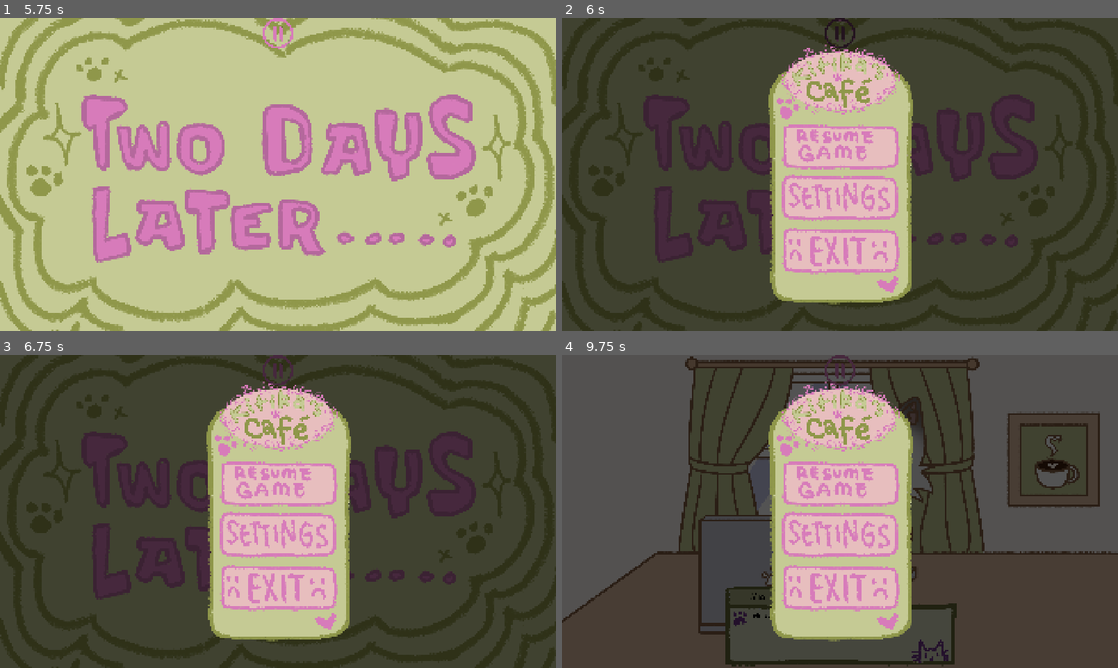
Above: before the commit, frames 1-4 (two rows, left to right).
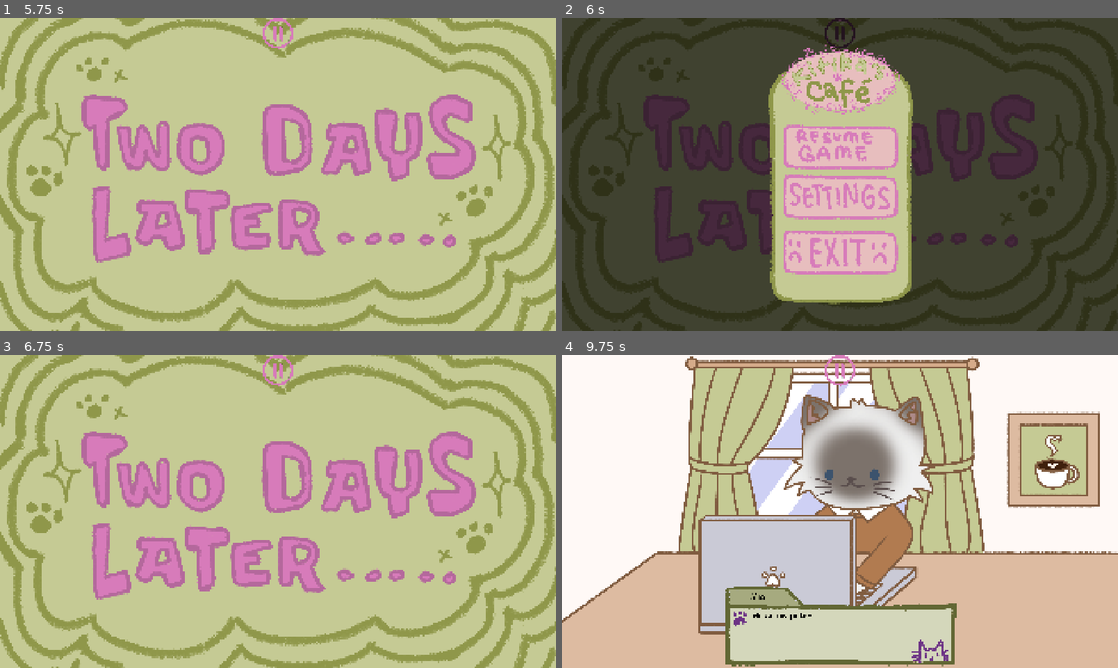
Above: after the commit, the same moments.

Repository: tabyrocket/kitikas-cafe
Game: Godot game, scene res://scenes/outside_scene.tscn
The game is run twice, just before and just after one commit, with the same random seed, the same clock (stepped at 60 frames per second) and the same inputs.
Inputs (mouse positions are in pixels of both pictures, inside the frame that each line leads up to):
- Up to frame 1 (5.75 s): click (278, 208) at 0.5 s; click (278, 208) at 1.25 s; click (278, 208) at 2 s; click (261, 259) at 2.77 s; type "Alex" at 2.85 s; click "Sign" at 3.5 s; click "Sign" at 4.25 s; click "Sign" at 5 s
- Up to frame 2 (6 s): click (840, 33) at 5.75 s
- Up to frame 3 (6.75 s): click (278, 483) at 6.52 s
- Up to frame 4 (9.75 s): tap Enter at 7.25 s; move the mouse to (962, 495) at 7.27 s; click (962, 495) at 7.42 s; tap Space at 8 s; move the mouse to (728, 527) at 8.02 s; click (728, 527) at 8.17 s; click (840, 370) at 8.75 s; click (840, 483) at 9.52 s

Frame 1 is identical in both runs. In frame 2, 1.9% of the frame differs, in the area x 38-61%, y 25-88%; in frame 3, 95%; in frame 4, 100%, in the area x 0-100%, y 0-100%.

Commit message:
Working pause and settings menu

Diff:
--- a/kitikas-cafe/default_bus_layout.tres
+++ b/kitikas-cafe/default_bus_layout.tres
@@ -5,7 +5,7 @@
 bus/1/solo = false
 bus/1/mute = false
 bus/1/bypass_fx = false
-bus/1/volume_db = -18.984375
+bus/1/volume_db = 0.0
 bus/1/send = &"Master"
 bus/2/name = &"SFX"
 bus/2/solo = false
--- a/kitikas-cafe/scenes/UI.tscn
+++ b/kitikas-cafe/scenes/UI.tscn
@@ -3,10 +3,14 @@
 [ext_resource type="Texture2D" uid="uid://bar3j6f4f7wfe" path="res://assets/images/chatboxleft.png" id="1_h22n5"]
 [ext_resource type="Script" uid="uid://cet3rp2bg344g" path="res://scenes/ui.gd" id="1_ua6yw"]
 [ext_resource type="FontFile" uid="uid://df6tqnr6ibu1k" path="res://assets/fonts/star-crush.regular.ttf" id="2_ro3t7"]
-[ext_resource type="Texture2D" uid="uid://cs7epgavvu7iv" path="res://assets/images/pausemenu.png" id="3_5en4g"]
-[ext_resource type="Texture2D" uid="uid://dii3c1jcw06g6" path="res://assets/images/pausebuttonmask.png" id="4_3wlde"]
-[ext_resource type="Texture2D" uid="uid://kol4nnje74b" path="res://assets/images/pausebutton.png" id="4_75u2n"]
+[ext_resource type="Texture2D" uid="uid://dii3c1jcw06g6" path="res://assets/images/buttons/pausebuttonmask.png" id="4_3wlde"]
+[ext_resource type="Texture2D" uid="uid://kol4nnje74b" path="res://assets/images/buttons/pausebutton.png" id="4_75u2n"]
+[ext_resource type="Texture2D" uid="uid://dv4koe5jtd1nq" path="res://assets/images/buttons/menubg.png" id="6_w7enk"]
+[ext_resource type="Texture2D" uid="uid://da848tl854q5j" path="res://assets/images/buttons/pausemenubuttons_resume.png" id="7_w7enk"]
 [ext_resource type="AudioStream" uid="uid://cao8iwey36p3y" path="res://assets/sound/animal-crossing-talking-made-with-Voicemod.mp3" id="7_xpksx"]
+[ext_resource type="Texture2D" uid="uid://c02cuoyappqxu" path="res://assets/images/buttons/pausemenubuttons_settings.png" id="8_aputy"]
+[ext_resource type="Texture2D" uid="uid://cfho4sdaviky0" path="res://assets/images/buttons/pausemenubuttons_exit.png" id="9_7paak"]
+[ext_resource type="Texture2D" uid="uid://mv2m70lwqjc8" path="res://assets/images/buttons/backbutton.png" id="10_aputy"]
 
 [sub_resource type="StyleBoxTexture" id="StyleBoxTexture_3wlde"]
 texture = ExtResource("4_75u2n")
@@ -16,6 +20,19 @@
 
 [sub_resource type="StyleBoxTexture" id="StyleBoxTexture_xpksx"]
 texture = ExtResource("4_3wlde")
+
+[sub_resource type="StyleBoxEmpty" id="StyleBoxEmpty_5sqrc"]
+
+[sub_resource type="StyleBoxEmpty" id="StyleBoxEmpty_ilk7v"]
+
+[sub_resource type="StyleBoxEmpty" id="StyleBoxEmpty_flkkw"]
+
+[sub_resource type="StyleBoxEmpty" id="StyleBoxEmpty_mhjpf"]
+
+[sub_resource type="LabelSettings" id="LabelSettings_7paak"]
+font = ExtResource("2_ro3t7")
+font_size = 28
+font_color = Color(0.71, 0.40469998, 0.61332166, 1)
 
 [node name="UI" type="CanvasLayer" unique_id=1332173803]
 script = ExtResource("1_ua6yw")
@@ -95,7 +112,6 @@
 expand_icon = true
 
 [node name="PauseMenu" type="ColorRect" parent="Root" unique_id=835598879]
-visible = false
 layout_mode = 1
 anchors_preset = 15
 anchor_right = 1.0
@@ -104,7 +120,7 @@
 grow_vertical = 2
 color = Color(0, 0, 0, 0.6745098)
 
-[node name="TextureRect" type="TextureRect" parent="Root/PauseMenu" unique_id=1444970949]
+[node name="MenuBG" type="TextureRect" parent="Root/PauseMenu" unique_id=1444970949]
 custom_minimum_size = Vector2(1050, 1000)
 layout_mode = 1
 anchors_preset = 8
@@ -118,12 +134,174 @@
 offset_bottom = 20.0
 grow_horizontal = 2
 grow_vertical = 2
-texture = ExtResource("3_5en4g")
+texture = ExtResource("6_w7enk")
 expand_mode = 1
 stretch_mode = 5
+
+[node name="ResumeGameButton" type="Button" parent="Root/PauseMenu/MenuBG" unique_id=967903310]
+layout_mode = 1
+anchors_preset = 7
+anchor_left = 0.5
+anchor_top = 1.0
+anchor_right = 0.5
+anchor_bottom = 1.0
+offset_left = -195.0
+offset_top = -671.0
+offset_right = 1695.0
+offset_bottom = 55.0
+grow_horizontal = 2
+grow_vertical = 0
+scale = Vector2(0.21, 0.21)
+theme_override_styles/normal = SubResource("StyleBoxEmpty_5sqrc")
+theme_override_styles/pressed = SubResource("StyleBoxEmpty_ilk7v")
+theme_override_styles/hover = SubResource("StyleBoxEmpty_flkkw")
+theme_override_styles/hover_pressed = SubResource("StyleBoxEmpty_mhjpf")
+icon = ExtResource("7_w7enk")
+icon_alignment = 1
+
+[node name="SettingsButton" type="Button" parent="Root/PauseMenu/MenuBG" unique_id=1595654571]
+layout_mode = 1
+anchors_preset = 7
+anchor_left = 0.5
+anchor_top = 1.0
+anchor_right = 0.5
+anchor_bottom = 1.0
+offset_left = -198.0
+offset_top = -498.0
+offset_right = 1698.0
+offset_bottom = 232.0
+grow_horizontal = 2
+grow_vertical = 0
+scale = Vector2(0.21, 0.21)
+theme_override_styles/normal = SubResource("StyleBoxEmpty_5sqrc")
+theme_override_styles/pressed = SubResource("StyleBoxEmpty_ilk7v")
+theme_override_styles/hover = SubResource("StyleBoxEmpty_flkkw")
+theme_override_styles/hover_pressed = SubResource("StyleBoxEmpty_mhjpf")
+icon = ExtResource("8_aputy")
+icon_alignment = 1
+
+[node name="ExitButton" type="Button" parent="Root/PauseMenu/MenuBG" unique_id=7651303]
+layout_mode = 1
+anchors_preset = 7
+anchor_left = 0.5
+anchor_top = 1.0
+anchor_right = 0.5
+anchor_bottom = 1.0
+offset_left = -199.5
+offset_top = -308.0
+offset_right = 1699.5
+offset_bottom = 431.0
+grow_horizontal = 2
+grow_vertical = 0
+scale = Vector2(0.21, 0.21)
+theme_override_styles/normal = SubResource("StyleBoxEmpty_5sqrc")
+theme_override_styles/pressed = SubResource("StyleBoxEmpty_ilk7v")
+theme_override_styles/hover = SubResource("StyleBoxEmpty_flkkw")
+theme_override_styles/hover_pressed = SubResource("StyleBoxEmpty_mhjpf")
+icon = ExtResource("9_7paak")
+icon_alignment = 1
+
+[node name="SettingsMenu" type="ColorRect" parent="Root" unique_id=1822069473]
+layout_mode = 1
+anchors_preset = 15
+anchor_right = 1.0
+anchor_bottom = 1.0
+grow_horizontal = 2
+grow_vertical = 2
+color = Color(0.90588236, 0.74509805, 0.74509805, 1)
+
+[node name="MenuBG" type="TextureRect" parent="Root/SettingsMenu" unique_id=2107985633]
+custom_minimum_size = Vector2(1050, 1000)
+layout_mode = 1
+anchors_preset = 8
+anchor_left = 0.5
+anchor_top = 0.5
+anchor_right = 0.5
+anchor_bottom = 0.5
+offset_left = -20.0
+offset_top = -20.0
+offset_right = 20.0
+offset_bottom = 20.0
+grow_horizontal = 2
+grow_vertical = 2
+texture = ExtResource("6_w7enk")
+expand_mode = 1
+stretch_mode = 5
+
+[node name="VBoxContainer" type="VBoxContainer" parent="Root/SettingsMenu/MenuBG" unique_id=1589842306]
+layout_mode = 1
+anchors_preset = 8
+anchor_left = 0.5
+anchor_top = 0.5
+anchor_right = 0.5
+anchor_bottom = 0.5
+offset_left = -210.0
+offset_top = -187.0
+offset_right = 217.0
+offset_bottom = 399.0
+grow_horizontal = 2
+grow_vertical = 2
+theme_override_constants/separation = 82
+
+[node name="VBoxContainer" type="VBoxContainer" parent="Root/SettingsMenu/MenuBG/VBoxContainer" unique_id=1561803513]
+layout_mode = 2
+theme_override_constants/separation = 16
+
+[node name="MastVolLabel" type="Label" parent="Root/SettingsMenu/MenuBG/VBoxContainer/VBoxContainer" unique_id=193776858]
+layout_mode = 2
+text = "Master Volume"
+label_settings = SubResource("LabelSettings_7paak")
+horizontal_alignment = 1
+
+[node name="MastVolSlider" type="HSlider" parent="Root/SettingsMenu/MenuBG/VBoxContainer/VBoxContainer" unique_id=116001916]
+layout_mode = 2
+value = 100.0
+
+[node name="VBoxContainer2" type="VBoxContainer" parent="Root/SettingsMenu/MenuBG/VBoxContainer" unique_id=804350913]
+layout_mode = 2
+theme_override_constants/separation = 16
+
+[node name="MusicVolLabel" type="Label" parent="Root/SettingsMenu/MenuBG/VBoxContainer/VBoxContainer2" unique_id=1230068130]
+layout_mode = 2
+text = "Music Volume"
+label_settings = SubResource("LabelSettings_7paak")
+horizontal_alignment = 1
+
+[node name="MusicVolSlider" type="HSlider" parent="Root/SettingsMenu/MenuBG/VBoxContainer/VBoxContainer2" unique_id=1661375817]
+layout_mode = 2
+value = 100.0
+
+[node name="VBoxContainer3" type="VBoxContainer" parent="Root/SettingsMenu/MenuBG/VBoxContainer" unique_id=1283128544]
+layout_mode = 2
+theme_override_constants/separation = 16
+
+[node name="SFXVolLabel" type="Label" parent="Root/SettingsMenu/MenuBG/VBoxContainer/VBoxContainer3" unique_id=1861482537]
+layout_mode = 2
+text = "SFX Volume"
+label_settings = SubResource("LabelSettings_7paak")
+horizontal_alignment = 1
+
+[node name="SFXVolSlider" type="HSlider" parent="Root/SettingsMenu/MenuBG/VBoxContainer/VBoxContainer3" unique_id=205849618]
+layout_mode = 2
+value = 100.0
+
+[node name="BackButton" type="Button" parent="Root/SettingsMenu/MenuBG/VBoxContainer" unique_id=1664086304]
+custom_minimum_size = Vector2(0, 151.55)
+layout_mode = 2
+theme_override_styles/normal = SubResource("StyleBoxEmpty_5sqrc")
+theme_override_styles/pressed = SubResource("StyleBoxEmpty_ilk7v")
+theme_override_styles/hover = SubResource("StyleBoxEmpty_flkkw")
+theme_override_styles/hover_pressed = SubResource("StyleBoxEmpty_mhjpf")
+icon = ExtResource("10_aputy")
+icon_alignment = 1
+expand_icon = true
 
 [node name="Babble" type="AudioStreamPlayer" parent="." unique_id=1053337612]
 stream = ExtResource("7_xpksx")
 bus = &"SFX"
 
 [connection signal="pressed" from="Root/PauseButton" to="." method="_on_pause_button_pressed"]
+[connection signal="pressed" from="Root/PauseMenu/MenuBG/ResumeGameButton" to="." method="_on_resume_game_button_pressed"]
+[connection signal="pressed" from="Root/PauseMenu/MenuBG/SettingsButton" to="." method="_on_settings_button_pressed"]
+[connection signal="pressed" from="Root/PauseMenu/MenuBG/ExitButton" to="." method="_on_exit_button_pressed"]
+[connection signal="pressed" from="Root/SettingsMenu/MenuBG/VBoxContainer/BackButton" to="." method="_on_back_button_pressed"]
--- a/kitikas-cafe/scenes/bgm.tscn
+++ b/kitikas-cafe/scenes/bgm.tscn
@@ -4,5 +4,6 @@
 
 [node name="BGM" type="AudioStreamPlayer" unique_id=1422773717]
 stream = ExtResource("1_q5y64")
+volume_db = -20.982
 autoplay = true
 bus = &"BGM"
--- a/kitikas-cafe/scenes/ui.gd
+++ b/kitikas-cafe/scenes/ui.gd
@@ -3,6 +3,15 @@
 @onready var pause_menu: ColorRect = $Root/PauseMenu
 @onready var chatbox_left: TextureRect = $Root/ChatboxLeft
 @onready var babble: AudioStreamPlayer = $Babble
+@onready var settings_menu: ColorRect = $Root/SettingsMenu
+
+@onready var mast_vol_slider: HSlider = $Root/SettingsMenu/MenuBG/VBoxContainer/VBoxContainer/MastVolSlider
+@onready var music_vol_slider: HSlider = $Root/SettingsMenu/MenuBG/VBoxContainer/VBoxContainer2/MusicVolSlider
+@onready var sfx_vol_slider: HSlider = $Root/SettingsMenu/MenuBG/VBoxContainer/VBoxContainer3/SFXVolSlider
+
+var master_bus_index: int
+var music_bus_index: int
+var sfx_bus_index: int
 
 # Typewriter state
 var _tw_target: RichTextLabel = null
@@ -16,12 +25,28 @@
 func _ready() -> void:
 	chatbox_left.visible = false
 	pause_menu.visible = false
+	settings_menu.visible = false
 
 	# Create the typewriter timer
 	_tw_timer = Timer.new()
 	_tw_timer.one_shot = true
 	_tw_timer.timeout.connect(_on_typewriter_tick)
 	add_child(_tw_timer)
+
+	master_bus_index = AudioServer.get_bus_index("Master")
+	music_bus_index = AudioServer.get_bus_index("BGM")
+	sfx_bus_index = AudioServer.get_bus_index("SFX")
+
+	mast_vol_slider.value_changed.connect(_on_master_volume_changed)
+	music_vol_slider.value_changed.connect(_on_music_volume_changed)
+	sfx_vol_slider.value_changed.connect(_on_sfx_volume_changed)
+
+	if master_bus_index >= 0:
+		mast_vol_slider.value = db_to_linear(AudioServer.get_bus_volume_db(master_bus_index)) * 100.0
+	if music_bus_index >= 0:
+		music_vol_slider.value = db_to_linear(AudioServer.get_bus_volume_db(music_bus_index)) * 100.0
+	if sfx_bus_index >= 0:
+		sfx_vol_slider.value = db_to_linear(AudioServer.get_bus_volume_db(sfx_bus_index)) * 100.0
 
 func _process(delta: float) -> void:
 	if Input.is_action_just_pressed("pause"):
@@ -86,3 +111,31 @@
 		if _tw_on_done.is_valid():
 			_tw_on_done.call()
 		_tw_on_done = Callable()
+
+
+func _on_resume_game_button_pressed() -> void:
+	pause_menu.visible = not pause_menu.visible
+
+
+func _on_exit_button_pressed() -> void:
+	get_tree().change_scene_to_file("res://scenes/main_menu.tscn")
+
+
+func _on_settings_button_pressed() -> void:
+	settings_menu.visible = true
+
+
+func _on_back_button_pressed() -> void:
+	settings_menu.visible = false
+
+func _on_master_volume_changed(value: float) -> void:
+	if master_bus_index >= 0:
+		AudioServer.set_bus_volume_db(master_bus_index, linear_to_db(value / 100.0))
+
+func _on_music_volume_changed(value: float) -> void:
+	if music_bus_index >= 0:
+		AudioServer.set_bus_volume_db(music_bus_index, linear_to_db(value / 100.0))
+
+func _on_sfx_volume_changed(value: float) -> void:
+	if sfx_bus_index >= 0:
+		AudioServer.set_bus_volume_db(sfx_bus_index, linear_to_db(value / 100.0))
Binary file added: kitikas-cafe/assets/images/buttons/backbutton.png
Not shown, added: kitikas-cafe/assets/images/buttons/backbutton.png.import
Binary file added: kitikas-cafe/assets/images/buttons/menubg.png
Not shown, added: kitikas-cafe/assets/images/buttons/menubg.png.import
Renamed: kitikas-cafe/assets/images/pausebutton.png -> kitikas-cafe/assets/images/buttons/pausebutton.png
Not shown, added: kitikas-cafe/assets/images/buttons/pausebutton.png.import
Renamed: kitikas-cafe/assets/images/pausebuttonmask.png -> kitikas-cafe/assets/images/buttons/pausebuttonmask.png
Not shown, added: kitikas-cafe/assets/images/buttons/pausebuttonmask.png.import
Binary file added: kitikas-cafe/assets/images/buttons/pausemenubuttons_exit.png
Not shown, added: kitikas-cafe/assets/images/buttons/pausemenubuttons_exit.png.import
Binary file added: kitikas-cafe/assets/images/buttons/pausemenubuttons_resume.png
Not shown, added: kitikas-cafe/assets/images/buttons/pausemenubuttons_resume.png.import
(and 6 more such lines)
